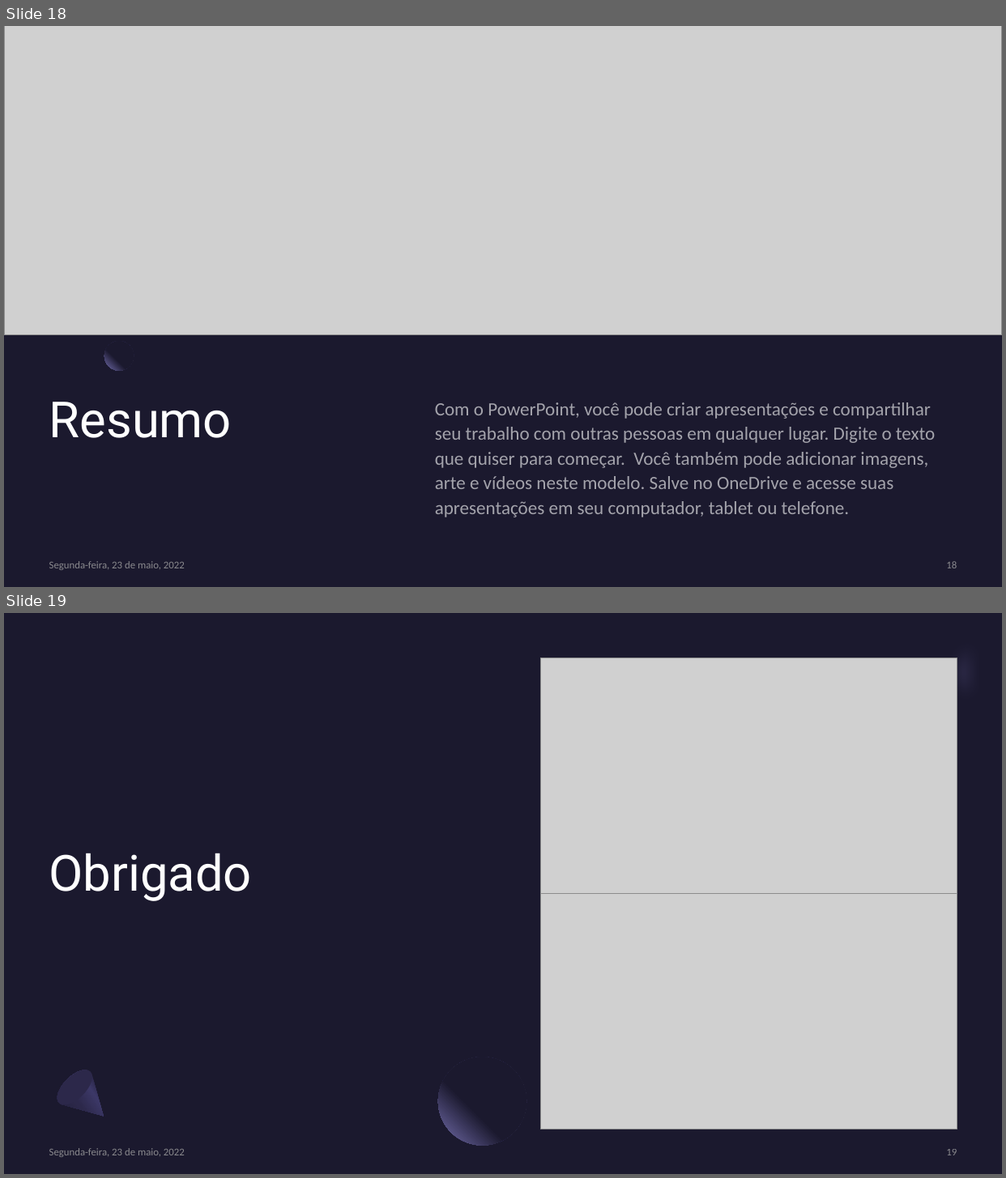
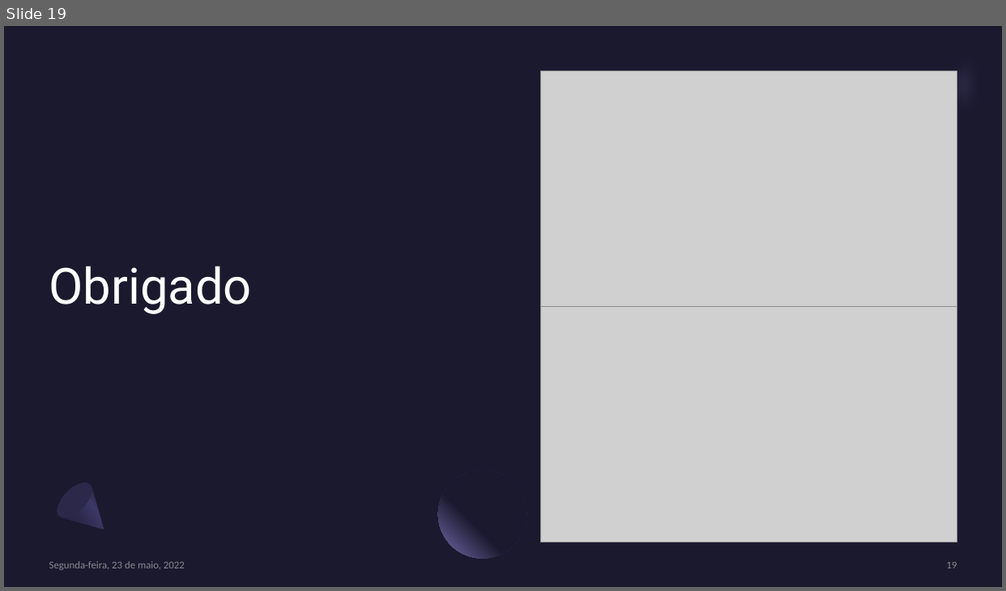
Before and after one commit to lidiambsouza/price_properties, a slide deck: Modelo Imobiliário.pptx. Shown one above the other, each under a label of ours: slides 18 and 19 before the commit, slide 19 after it. The pictures are 1006x1178 and 1006x591 pixels, drawn with LibreOffice and Linux fonts; fonts in the diff are those of the drawing; grey boxes stand for pictures. Boxes give left, top, right and bottom in pixels: in the first picture for what was removed or moved away, otherwise in the second. Text is boxed around its words. In the diff, an @@ line names an element or a change of style, - is before the commit and + after.

```diff
--- a/Modelo Imobiliário.pptx
+++ b/Modelo Imobiliário.pptx
@@ slide 18 removed at [4, 26, 1002, 587], background #1B192E @@
@@ picture removed at [4, 26, 1002, 335] @@
@@ ellipse removed at [104, 341, 134, 370] @@
@@ title removed at [49, 402, 232, 438] @@
-Resumo
@@ text removed at [435, 403, 935, 518] @@
-Com o PowerPoint, você pode criar apresentações e compartilhar seu trabalho com outras pessoas em qualquer lugar. Digite o texto que quiser para começar. Você também pode adicionar imagens, arte e vídeos neste modelo. Salve no OneDrive e acesse suas apresentações em seu computador, tablet ou telefone.
@@ text removed at [49, 561, 185, 570] @@
-Segunda-feira, 23 de maio, 2022
@@ page number removed at [946, 561, 957, 569] @@
-18
```
Also in this commit, not shown: 17 slides changed, 1 slide added.
